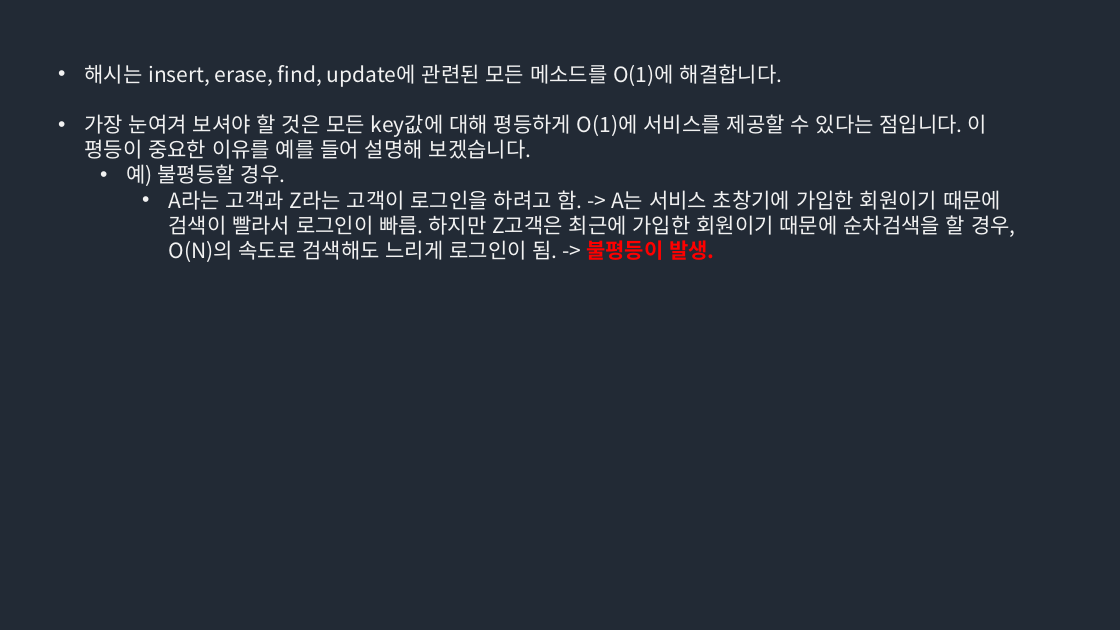
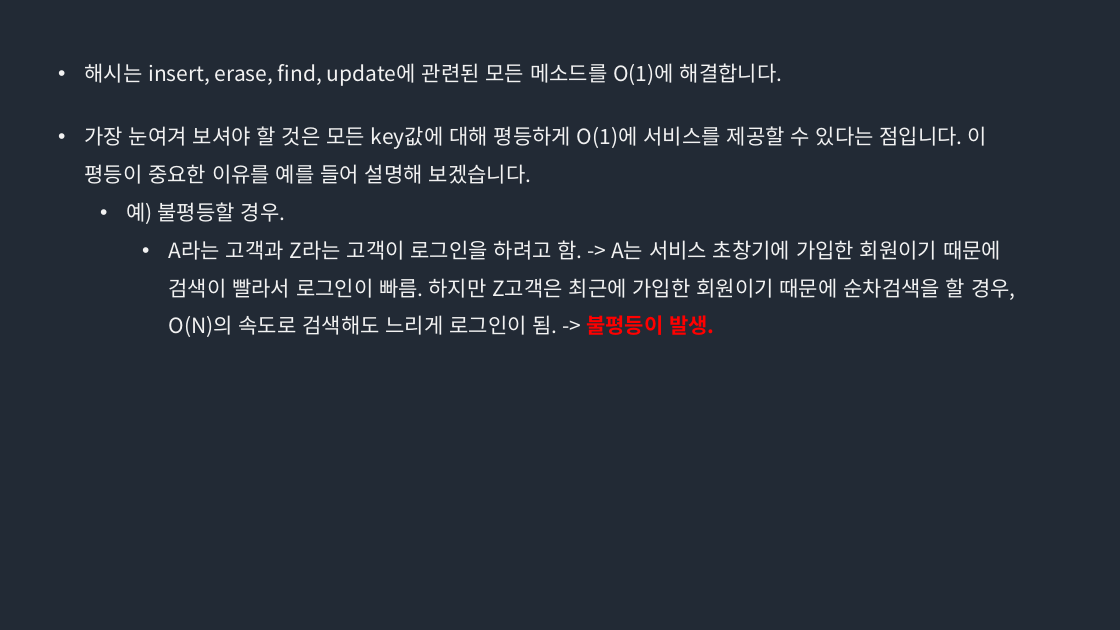
Before and after one commit to Groot-Space/Groot-space.github.io, a slide deck: slide 6 of assets/images/해시/해시.pptx. Drawn at 1120x630 pixels with LibreOffice and Linux fonts; fonts in the diff are those of the drawing. Boxes give left, top, right and bottom in pixels: in the first picture for what was removed or moved away, otherwise in the second. Text is boxed around its words. In the diff, an @@ line names an element or a change of style, - is before the commit and + after.

```diff
--- a/assets/images/해시/해시.pptx
+++ b/assets/images/해시/해시.pptx
@@ text at box(84, 126, 1016, 337): line spacing 1 to 1.5 @@
```
Also in this commit, not shown: 1 other slide changed, 10 slides added, 2 slides removed.
